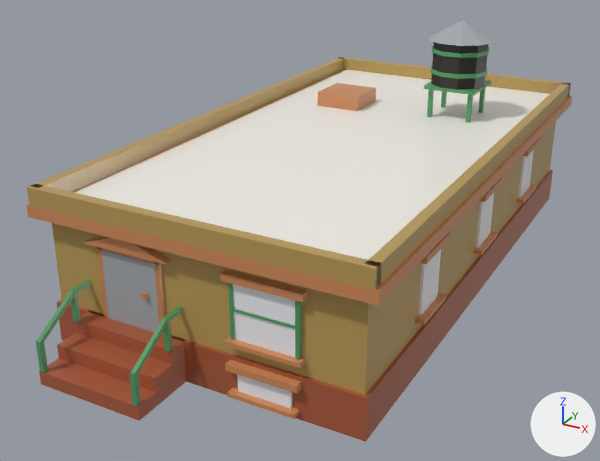
An edit to the glTF model assets/managed-models/buildings/house-1x2-1f-brownstone-a/house-1x2-1f-brownstone-a.glb, drawn before and after from the same camera.
The view is the same before and after, from a camera (50 mm lens) standing at (1.095, -2.262, 1.224) and looking at (-0.067, -0.149, 0.167). The axes (+X, +Y, +Z) are drawn at lower right. The lights are the same throughout. The first picture is the older version. Vertices at exactly the same position are counted once.

Names of what the first picture shows: 'house-1x2-1f-brownstone-a'.
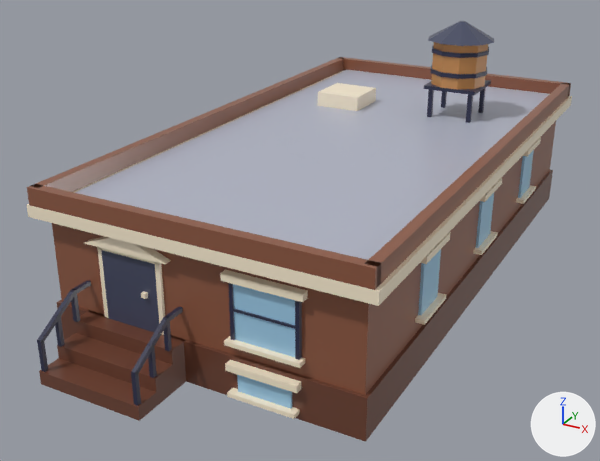
Where the change shows, as pixel boxes [x1, y1, x2, y2] in the pictures (600 x 461 px; the box of a moved part takes in the faces that stretch with it):
part 1 of me_house_1x2_1f_brownstone_a, added: after [54, 314, 65, 347]
part 2 of me_house_1x2_1f_brownstone_a, added: after [147, 344, 157, 378]
part 3 of me_house_1x2_1f_brownstone_a, moved or reshaped: before [36, 281, 183, 406]; after [37, 281, 183, 406]
part 4 of me_house_1x2_1f_brownstone_a, surface changed: [27, 21, 572, 442] in both

The change, as a diff of the scene's bpy script:
```diff
--- a/assets/managed-models/buildings/house-1x2-1f-brownstone-a/house-1x2-1f-brownstone-a.glb.py
+++ b/assets/managed-models/buildings/house-1x2-1f-brownstone-a/house-1x2-1f-brownstone-a.glb.py
@@ me_house_1x2_1f_brownstone_a @@
 # used by ob_house_1x2_1f_brownstone_a; location = (0.0, 0.0, 0.0)
-me_house_1x2_1f_brownstone_a.from_pydata(...)  # 618 vertices, 980 faces; spans x -0.5..0.5, y -1.0..0.98, z 0.0..0.74
+me_house_1x2_1f_brownstone_a.from_pydata(...)  # 634 vertices, 1004 faces; spans x -0.5..0.5, y -1.0..0.98, z 0.0..0.74
+# me_house_1x2_1f_brownstone_a part 1: a new loose piece, a box spanning x -0.356..-0.344, y -0.931..-0.919, z 0.08..0.172, in mat_m_house_1x2_1f_brownstone_a
+# me_house_1x2_1f_brownstone_a part 2: a new loose piece, a box spanning x -0.056..-0.044, y -0.931..-0.919, z 0.08..0.172, in mat_m_house_1x2_1f_brownstone_a
+# me_house_1x2_1f_brownstone_a part 3
+# 6 vertices are removed from x -0.36..-0.04, y -0.99, z 0.04..0.13
+# 74 faces are deleted
+# 6 vertices are added at (-0.36, -0.98, 0.04), (-0.34, -0.98, 0.13), (-0.36, -0.98, 0.13), (-0.06, -0.98, 0.04), (-0.04, -0.98, 0.13), (-0.06, -0.98, 0.13)
+# 74 new faces join them
+# me_house_1x2_1f_brownstone_a part 4: 906 kept faces spanning x -0.5..0.5, y -1.0..0.98, z 0.0..0.74 get new texture (UV) coordinates
 me_house_1x2_1f_brownstone_a.materials.append(mat_m_house_1x2_1f_brownstone_a)
```
